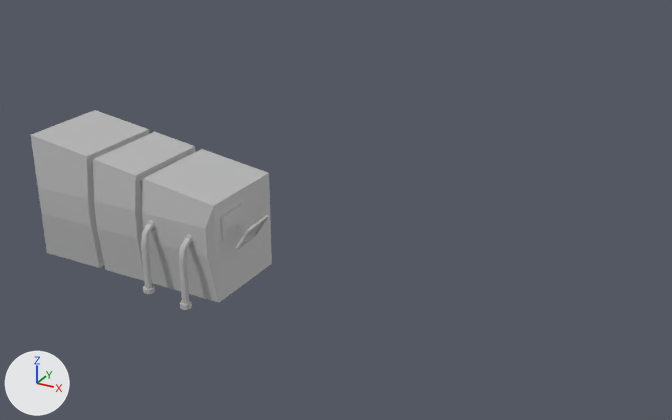
What one commit did to the FBX model Assets/Models/Meshes/parts/robotMachine2.fbx.
Both versions are drawn from a 50 mm lens placed at (1.129, -1.873, 1.105), pointed at (-0.026, 0.226, 0.056). The lights are fixed; the arrows at lower left show +X, +Y and +Z. Where no turn or scale is listed for an object, it has been applied to the vertices.

Before the edit, the objects in view are built like this:
```python
me_mesh = bpy.data.meshes.new('Mesh')
me_mesh.from_pydata(...)  # 376 vertices, 337 faces; spans x -0.359..0.359, y -0.166..0.166, z -0.192..0.192
me_mesh.materials.append(mat_lambert1)  # grey #bcbcbc
ob_robotmachine2 = bpy.data.objects.new('robotMachine2', me_mesh)
ob_robotmachine2.location = (-0.489, 0.016, 0.043)
```
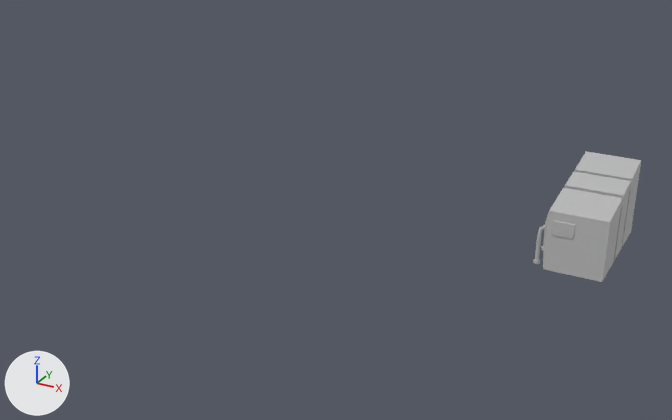
Location of each change, (x1, y1, x2, y2) in pixels of the pictures (672 x 420 px; the box of a moved part takes in the faces that stretch with it):
'robotMachine2', reshaped, moved (55% narrower, 34% shorter): before (31, 110, 272, 310); after (533, 151, 641, 282)
part 1 of me_mesh, moved or reshaped: before (141, 220, 156, 294); after (541, 239, 544, 251)
part 2 of me_mesh, moved or reshaped: before (179, 234, 194, 310); after (533, 225, 545, 264)
part 3 of me_mesh, moved or reshaped: before (31, 110, 272, 302); after (543, 151, 641, 282)
part 4 of me_mesh, deleted: before (236, 215, 268, 250)

Edits to the bpy script that builds the scene:
```text
Change me_mesh:
    where me_mesh.from_pydata(...)  # 376 vertices, 337 faces; spans x -0.359..0.359, y -0.166..0.166, z -0.192..0.192
    used by ob_robotmachine2; location = (-0.489, 0.016, 0.043)
    me_mesh part 1: the loose piece of 80 vertices spanning x 0.056..0.088, y -0.166..-0.106, z -0.177..0.028 is multiplied about the mesh origin by the matrix ((0.012, 0.553, 0.0), (-0.553, 0.012, 0.015), (0.015, 0.0, 0.553))
    me_mesh part 2: the loose piece of 80 vertices spanning x 0.182..0.214, y -0.166..-0.106, z -0.192..0.013 is multiplied about the mesh origin by the matrix ((0.012, 0.553, 0.0), (-0.553, 0.012, 0.015), (0.015, 0.0, 0.553))
    me_mesh part 3: the loose piece of 68 vertices spanning x -0.359..0.276, y -0.116..0.166, z -0.182..0.192 is multiplied about the mesh origin by the matrix ((0.012, 0.553, 0.0), (-0.553, 0.012, 0.015), (0.015, 0.0, 0.553))
    me_mesh part 4: the loose piece of 12 vertices spanning x 0.309..0.359, y -0.073..0.034, z -0.024..0.041 is deleted
Change ob_robotmachine2:
    ob_robotmachine2.location: (-0.489, 0.016, 0.043) -> (0.633, 0.347, 0.132)
```
